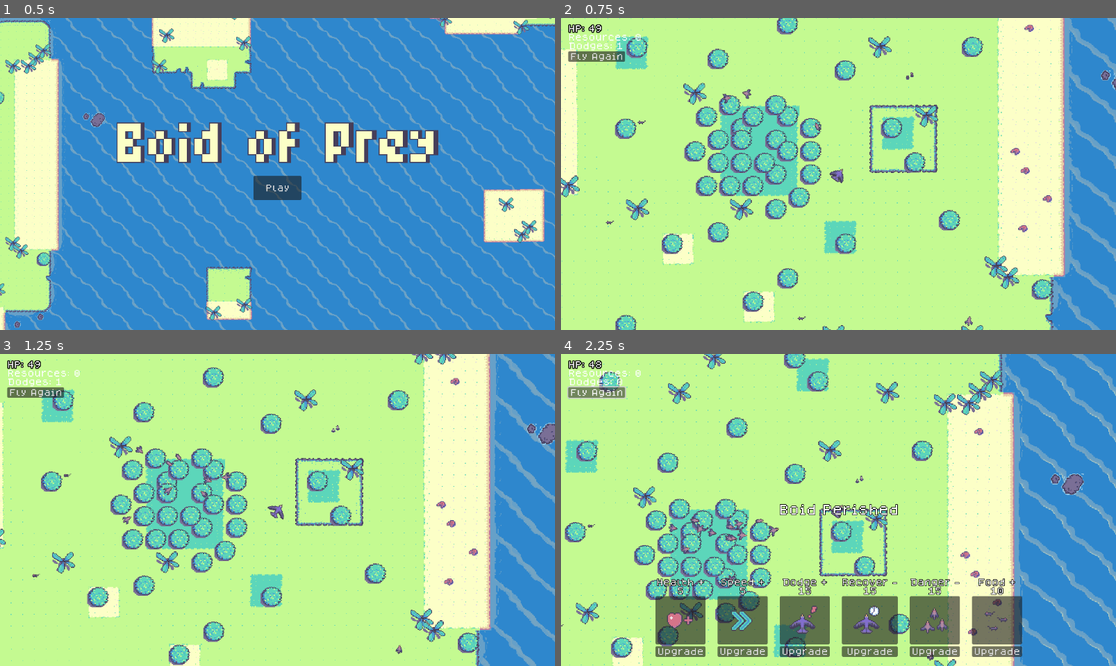
Above: before the commit, frames 1-4 (two rows, left to right).
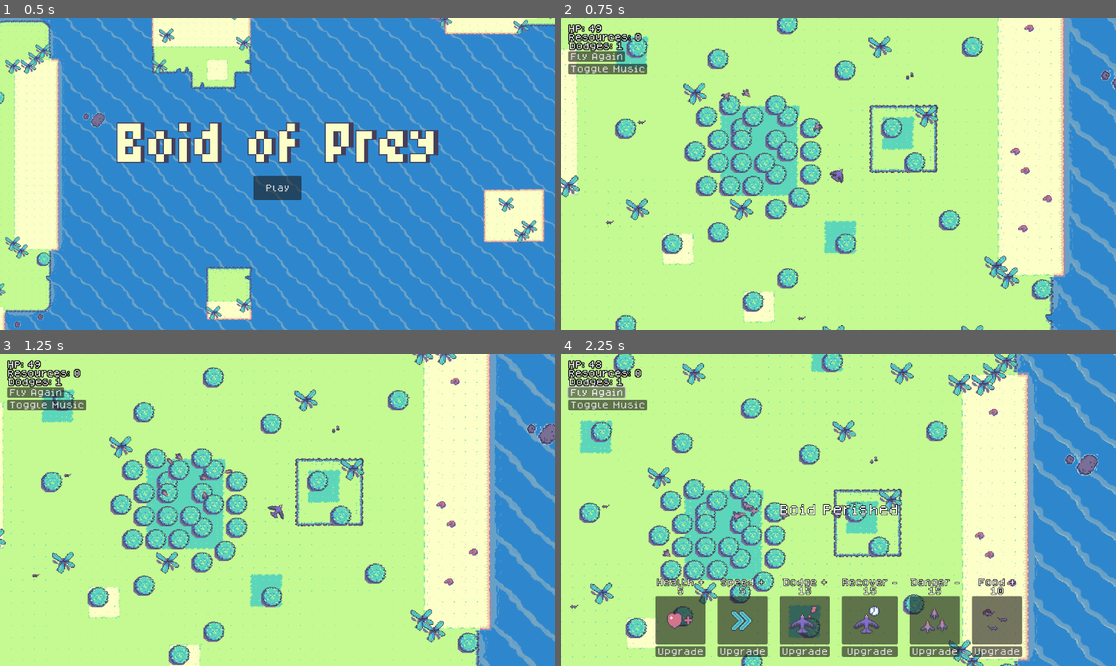
Above: after the commit, the same moments.

Repository: Kolbias/boidemic
Game: Godot game, scene res://ui/main_menu.tscn
The game is run twice, just before and just after one commit, with the same random seed, the same clock (stepped at 60 frames per second) and the same inputs.
Inputs (mouse positions are in pixels of both pictures, inside the frame that each line leads up to):
- Up to frame 1 (0.5 s): no input
- Up to frame 2 (0.75 s): click "Play" at 0.5 s
- Up to frame 3 (1.25 s): no input
- Up to frame 4 (2.25 s): click (605, 403) at 1.25 s, where only the run after the commit has a clickable "Toggle Music"; click "Fly Again" at 2 s

Frame 1 is identical in both runs. In frame 2, 1.0% of the frame differs, in the area x 1-75%, y 4-99%; in frame 3, 2.7%; in frame 4, 31%, in the area x 0-100%, y 0-100%.
Error after the commit: Invalid access to property or key 'playing' on a base object of type 'null instance'. (res://main.gd:29)

Commit message:
Last commit at the 3:30am, I just forgot to do it at the time

Diff:
--- /dev/null
+++ b/audio/music_sfx.tscn
@@ -0,0 +1,9 @@
+[gd_scene load_steps=2 format=3 uid="uid://cfgahrixnrww5"]
+
+[ext_resource type="AudioStream" uid="uid://b1jmx5c2v3m12" path="res://assets/sounds/AerialAmbience_Example.mp3" id="1_ydji0"]
+
+[node name="MusicSFX" type="AudioStreamPlayer"]
+process_mode = 3
+stream = ExtResource("1_ydji0")
+volume_db = -6.0
+autoplay = true
--- a/gameplay/cloud.gd
+++ b/gameplay/cloud.gd
@@ -11,7 +11,6 @@
 
 func _process(delta):
 	global_position += Vector2(rand_speed_x, rand_speed_y)
-	print(global_position)
 	if global_position.y > 9000 or global_position.x < 5000:
 		var new_pos = get_rand_pos()
 		global_position = new_pos
--- a/gameplay/player_variables.gd
+++ b/gameplay/player_variables.gd
@@ -6,7 +6,7 @@
 
 #player stats
 @export var resource_amount := 0
-@export var max_hp := 25.0
+@export var max_hp := 50.0
 var current_hp := max_hp
 var remaining_blinks := blink_count
 @export var blink_count := 1
@@ -38,7 +38,7 @@
 
 #enemy stats
 @export var min_flock = 2
-@export var num_boids = 30
+@export var num_boids = 5
 
 #map data
 @export var islands := [
--- a/main.gd
+++ b/main.gd
@@ -1,8 +1,11 @@
 extends Node2D
+
+signal music_toggle
 
 @export var game : PackedScene
 
 func _ready():
+	connect("music_toggle", _on_music_toggle)
 	PlayerVariables.connect("dead", on_death)
 	PlayerVariables.connect("reset", on_reset)
 	PlayerVariables.connect("victory", on_victory)
@@ -21,3 +24,9 @@
 	get_tree().paused = true
 	print("winner")
 	print(PlayerVariables.num_generations)
+
+func _on_music_toggle():
+	if $MusicSFX.playing:
+		$MusicSFX.stop()
+	else:
+		$MusicSFX.play()
--- a/ui/ui.gd
+++ b/ui/ui.gd
@@ -12,6 +12,7 @@
 @onready var flockcost_label = $Control/MarginContainer/MarginContainer/UpgradePanel/UpgradeHbox/VBoxUpgrade6/FlockCostLabel
 @onready var foodcost_label = $Control/MarginContainer/MarginContainer/UpgradePanel/UpgradeHbox/VBoxUpgrade5/FoodCostLabel
 
+var music_playing = false
 var is_visible := false
 var is_clickable := true
 @onready var active = true
@@ -164,8 +165,14 @@
 		PlayerVariables.reset.emit()
 
 func _on_died():
+	active = false
 	$Control/CenterContainer/Label.show()
 
 func _on_win():
-	$Control/CenterContainer/Label.text = "You win!"
+	$Control/CenterContainer/Label.text = "You won in " + str(PlayerVariables.num_generations) + " generations! \nRefresh to play again!"
 	$Control/CenterContainer/Label.show()
+	$Control/TopLeftMargin/VBoxContainer/ResetButton.hide()
+
+
+func _on_button_pressed():
+	get_parent().emit_signal("music_toggle")
--- a/ui/ui.tscn
+++ b/ui/ui.tscn
@@ -41,16 +41,25 @@
 
 [node name="ResourceLabel" type="Label" parent="Control/TopLeftMargin/VBoxContainer"]
 layout_mode = 2
+theme_override_colors/font_outline_color = Color(0, 0, 0, 1)
+theme_override_constants/outline_size = 7
 text = "Resources:"
 
 [node name="BlinkLabel" type="Label" parent="Control/TopLeftMargin/VBoxContainer"]
 layout_mode = 2
+theme_override_colors/font_outline_color = Color(0, 0, 0, 1)
+theme_override_constants/outline_size = 7
 text = "Resources:"
 
 [node name="ResetButton" type="Button" parent="Control/TopLeftMargin/VBoxContainer"]
 layout_mode = 2
 size_flags_horizontal = 0
 text = "Fly Again"
+
+[node name="Button" type="Button" parent="Control/TopLeftMargin/VBoxContainer"]
+layout_mode = 2
+size_flags_horizontal = 0
+text = "Toggle Music"
 
 [node name="MarginContainer" type="MarginContainer" parent="Control"]
 layout_mode = 1
@@ -319,6 +328,7 @@
 text = "Boid Perished"
 
 [connection signal="pressed" from="Control/TopLeftMargin/VBoxContainer/ResetButton" to="." method="_on_reset_button_pressed"]
+[connection signal="pressed" from="Control/TopLeftMargin/VBoxContainer/Button" to="." method="_on_button_pressed"]
 [connection signal="pressed" from="Control/MarginContainer/MarginContainer/UpgradePanel/UpgradeHbox/VBoxUpgrade1/max_hp_Button" to="." method="_on_max_hp_button_pressed"]
 [connection signal="pressed" from="Control/MarginContainer/MarginContainer/UpgradePanel/UpgradeHbox/VBoxUpgrade2/max_speed_Button" to="." method="_on_max_speed_button_pressed"]
 [connection signal="pressed" from="Control/MarginContainer/MarginContainer/UpgradePanel/UpgradeHbox/VBoxUpgrade3/blink_count_Button" to="." method="_on_blink_count_button_pressed"]
Not shown, removed: assets/art/Crab.png.import
Not shown, added: export_presets.cfg
Not shown, added: maiBA9D.tmp
